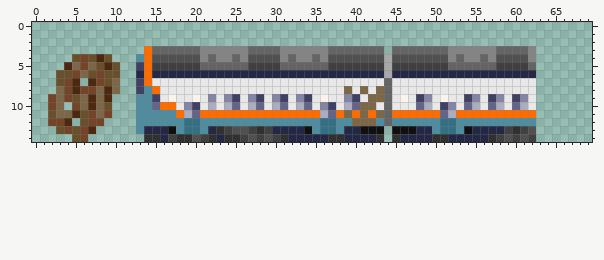
Sprite sheet, stored at docs/download_page/_static/CDC_BAEKJE.png. That is the earlier state.
The file is 70x15 pixels.
And afterwards:
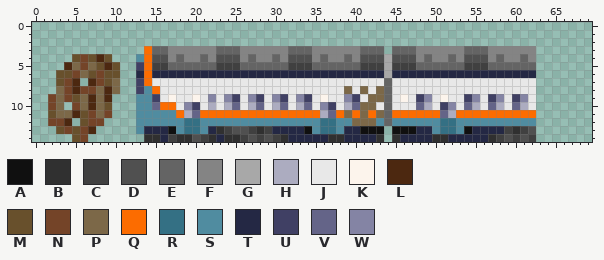
Palette (. is transparent): A #101010  B #303030  C #404040  D #505050  E #646464  F #848484  G #a8a8a8  H #acacc0  J #e8e8e8  K #fcf4ec  L #4c2810  M #68502c  N #744428  P #7c6848  Q #fc6c00  R #347084  S #508ca0  T #242844  U #404064  V #646488  W #8484a4
Log entry: Fix: Count of CDC's air conditioner. Closes #255
The edit:
@@ x 15..63 @@
  2 .................................................
- 3 EEEEEEFFFFFFEEEEFFFFFFEEEEEEE.EEEEEEEFFFFFFEEEEF.
- 4 DDDDDDFEFFEFDDDDFEFFEFDDDDDDDGDDDDDDDFEFFEFDDDDF.
- 5 CCCCCCEEEEEECCCCEEEEEECCCCCCCGCCCCCCCEEEEEECCCCE.
+ 3 EEFFFFFFEEEFFFFFFEEEFFFFFFEEE.EEEFFFFFFEEEFFFFFF.
+ 4 DDFEFFEFDDDFEFFEFDDDFEFFEFDDDGDDDFEFFEFDDDFEFFEF.
+ 5 CCEEEEEECCCEEEEEECCCEEEEEECCCGCCCEEEEEECCCEEEEEE.
  6 TTTTTTTTTTTTTTTTTTTTTTTTTTTTTGTTTTTTTTTTTTTTTTTT.
